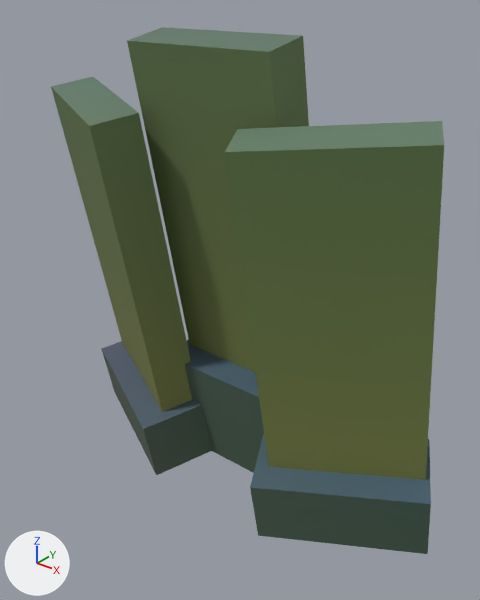
The glTF model assets/kit/bell_fragment.glb: old version first, new version second.
One viewpoint serves both versions: a 50 mm lens placed at (0.429, -0.592, 0.561), pointed at (0.012, -0.07, 0.237). The lights are fixed; the arrows at lower left show +X, +Y and +Z. The picture after the commit comes second. Vertices at exactly the same position are counted once.

Names of what the first picture shows: 'frag_lip', 'frag_wall'.
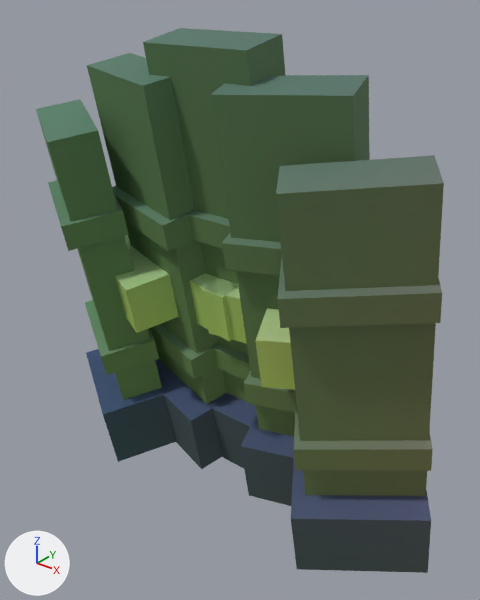
What differs and where, as boxes (x1, y1, x2, y2) in the pictures (480 x 600 px):
'frag_wall', reshaped: before (51, 27, 444, 480); after (36, 28, 444, 496)
'frag_lip', reshaped: before (102, 339, 431, 554); after (86, 349, 431, 573)
'frag_inscr', added: after (115, 235, 295, 390)
part 1 of me_frag_wall, rebuilt (11% narrower, 10% shorter): before (51, 76, 192, 412); after (36, 99, 162, 400)
part 2 of me_frag_wall, rebuilt: before (127, 27, 309, 372); after (143, 28, 285, 406)
part 3 of me_frag_wall, rebuilt (23% narrower): before (225, 121, 444, 480); after (276, 155, 444, 496)
part 4 of me_frag_wall, added: after (48, 53, 442, 471)
part 5 of me_frag_lip, rebuilt (18% narrower, 16% shorter): before (102, 341, 212, 475); after (86, 349, 176, 462)
part 6 of me_frag_lip, rebuilt: before (185, 339, 264, 473); after (190, 393, 282, 468)
part 7 of me_frag_lip, rebuilt (23% narrower): before (250, 434, 431, 554); after (291, 459, 431, 573)
part 8 of me_frag_lip, added: after (155, 359, 294, 506)

What changed in the scene script:
```text
Add mat_m_gold:
    mat_m_gold = bpy.data.materials.new('M_gold')
    # nodes: BsdfPrincipled, Mix, OutputMaterial, VertexColor
    # colours: yellow #edd389, mixed with the vertex colours
Change me_frag_wall:
    used by ob_frag_wall; location = (0.0, 0.0, 0.0)
    remove me_frag_wall.from_pydata(...)  # 24 vertices, 36 faces; spans x -0.236..0.236, y -0.18..0.025, z -0.018..0.515
    add me_frag_wall.from_pydata(...)  # 120 vertices, 180 faces; spans x -0.254..0.254, y -0.189..0.028, z -0.02..0.515
    me_frag_wall part 1: the loose piece of 8 vertices spanning x -0.236..-0.062, y -0.18..0.025, z -0.018..0.456 is rebuilt with 8 vertices and now spans x -0.247..-0.114, y -0.189..0.003, z -0.02..0.433
    me_frag_wall part 2: the loose piece of 8 vertices spanning x -0.085..0.085, y -0.124..0.025, z -0.005..0.515 is rebuilt with 8 vertices and now spans x -0.062..0.062, y -0.125..0.026, z -0.005..0.515
    me_frag_wall part 3: the loose piece of 8 vertices spanning x 0.062..0.236, y -0.18..0.025, z -0.018..0.456 is rebuilt with 8 vertices and now spans x 0.114..0.247, y -0.189..0.003, z -0.02..0.433
    me_frag_wall part 4
    60 vertices are added at x -0.254..0.254, y -0.184..0.028, z -0.011..0.487
    14 new vertices lie (0.0, 0.006, -0.029) away from vertices in x -0.254..0.254, y -0.15..-0.034, z 0.144..0.35
    12 new vertices lie (0.0, 0.006, -0.03) away from vertices in x -0.167..0.167, y -0.184..-0.003, z 0.16..0.338
    10 new vertices lie (0.0, 0.005, -0.029) away from vertices in x -0.254..0.254, y -0.115..0.001, z 0.168..0.349
    144 new faces join them
Change me_frag_lip:
    used by ob_frag_lip; location = (0.0, 0.0, 0.0)
    remove me_frag_lip.from_pydata(...)  # 24 vertices, 36 faces; spans x -0.254..0.254, y -0.142..0.035, z -0.025..0.149
    add me_frag_lip.from_pydata(...)  # 40 vertices, 60 faces; spans x -0.264..0.264, y -0.154..0.038, z -0.027..0.094
    me_frag_lip part 5: the loose piece of 8 vertices spanning x -0.254..-0.044, y -0.142..0.035, z -0.025..0.09 is rebuilt with 8 vertices and now spans x -0.264..-0.096, y -0.154..0.012, z -0.027..0.089
    me_frag_lip part 6: the loose piece of 8 vertices spanning x -0.095..0.095, y -0.084..0.032, z -0.011..0.149 is rebuilt with 8 vertices and now spans x -0.07..0.07, y -0.074..0.033, z -0.011..0.093
    me_frag_lip part 7: the loose piece of 8 vertices spanning x 0.044..0.254, y -0.142..0.035, z -0.025..0.09 is rebuilt with 8 vertices and now spans x 0.096..0.264, y -0.154..0.012, z -0.027..0.089
    me_frag_lip part 8
    16 vertices are added at x -0.174..0.174, y -0.104..0.038, z -0.017..0.094
    24 new faces join them
Add me_frag_inscr:
    me_frag_inscr.from_pydata(...)  # 32 vertices, 48 faces; spans x -0.215..0.215, y -0.146..-0.005, z 0.188..0.272
    me_frag_inscr.materials.append(mat_m_gold)
Add ob_frag_inscr:
    ob_frag_inscr = bpy.data.objects.new('frag_inscr', me_frag_inscr)
    ob_frag_inscr.location = (0.0, 0.0, 0.0)
```
